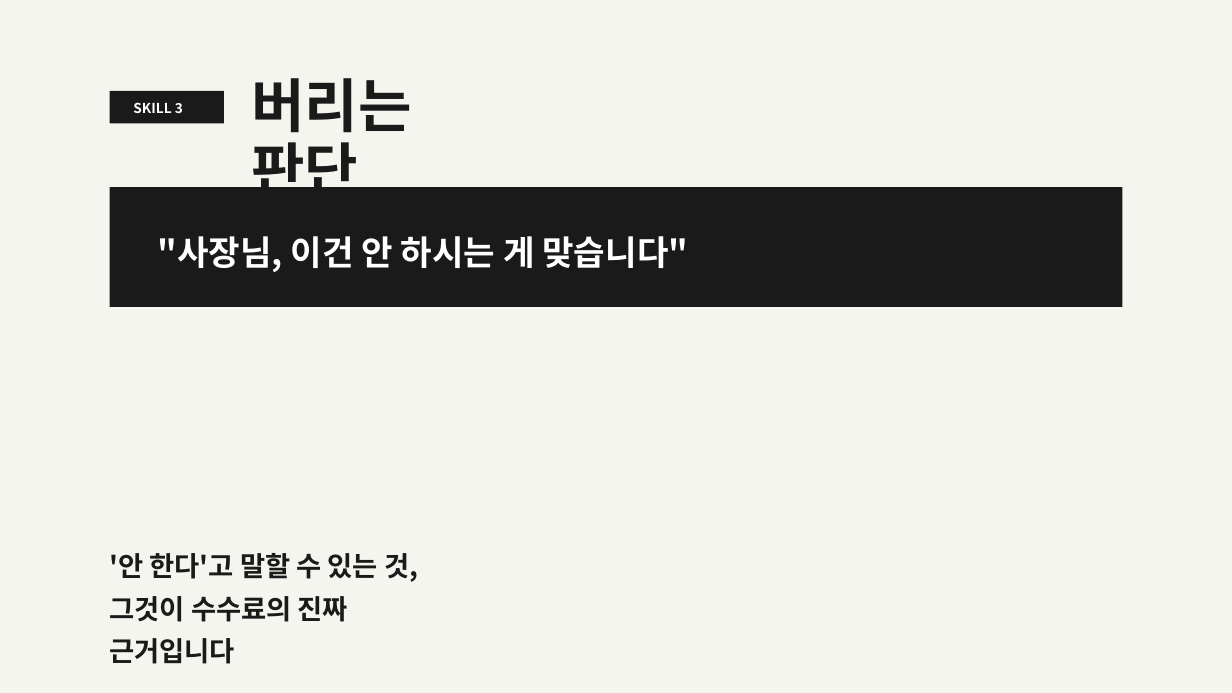
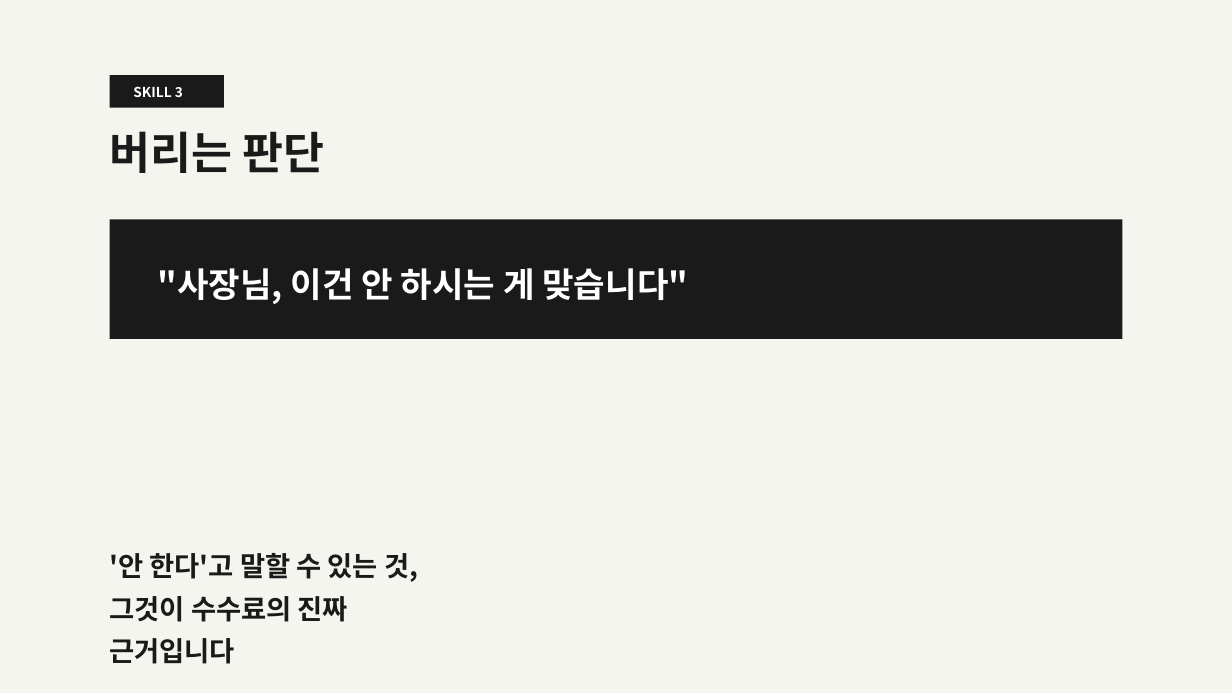
Before and after one commit to ssodcompany/edu-agent, a slide deck: slide 9 of lectures/02_ai_skills/AI대체불가Skills_v6_impeccable.pptx. Drawn at 1232x693 pixels with LibreOffice and Linux fonts; fonts in the diff are those of the drawing. Boxes give left, top, right and bottom in pixels: in the first picture for what was removed or moved away, otherwise in the second. Text is boxed around its words. In the diff, an @@ line names an element or a change of style, - is before the commit and + after.

Commit message:
WIP(lectures): separate badge and title layout in lecture 02 skill slides
- Split badge+title flex row into stacked badge and title blocks on slides 07-09
- Reduce title font size from 34pt to 26pt for better PPTX compatibility
- Change badge container from flex-shrink to inline-block display
- Update PPTX binary with regenerated slide layout

```diff
--- a/lectures/02_ai_skills/AI대체불가Skills_v6_impeccable.pptx
+++ b/lectures/02_ai_skills/AI대체불가Skills_v6_impeccable.pptx
@@ rectangle moved from (x1=110, y1=91, x2=224, y2=123) to (x1=110, y1=75, x2=224, y2=107) @@
@@ text "SKILL 3" moved from (x1=133, y1=102, x2=183, y2=113) to (x1=133, y1=86, x2=183, y2=97) @@
@@ text "버리는 판단" moved from (x1=251, y1=78, x2=411, y2=206) to (x1=109, y1=131, x2=324, y2=173) @@
@@ text "버리는 판단" at (x1=109, y1=131, x2=324, y2=173): size 34 to 26 pt; line spacing 37.4pt to 31.2pt; more space between paragraphs @@
@@ rectangle moved from (x1=110, y1=187, x2=1122, y2=307) to (x1=110, y1=219, x2=1122, y2=339) @@
@@ text ""사장님, 이건 안 하시는 게 ..." moved from (x1=157, y1=236, x2=688, y2=272) to (x1=157, y1=268, x2=688, y2=304) @@
```
Also in this commit, not shown: 3 other slides changed, 3 other files.
